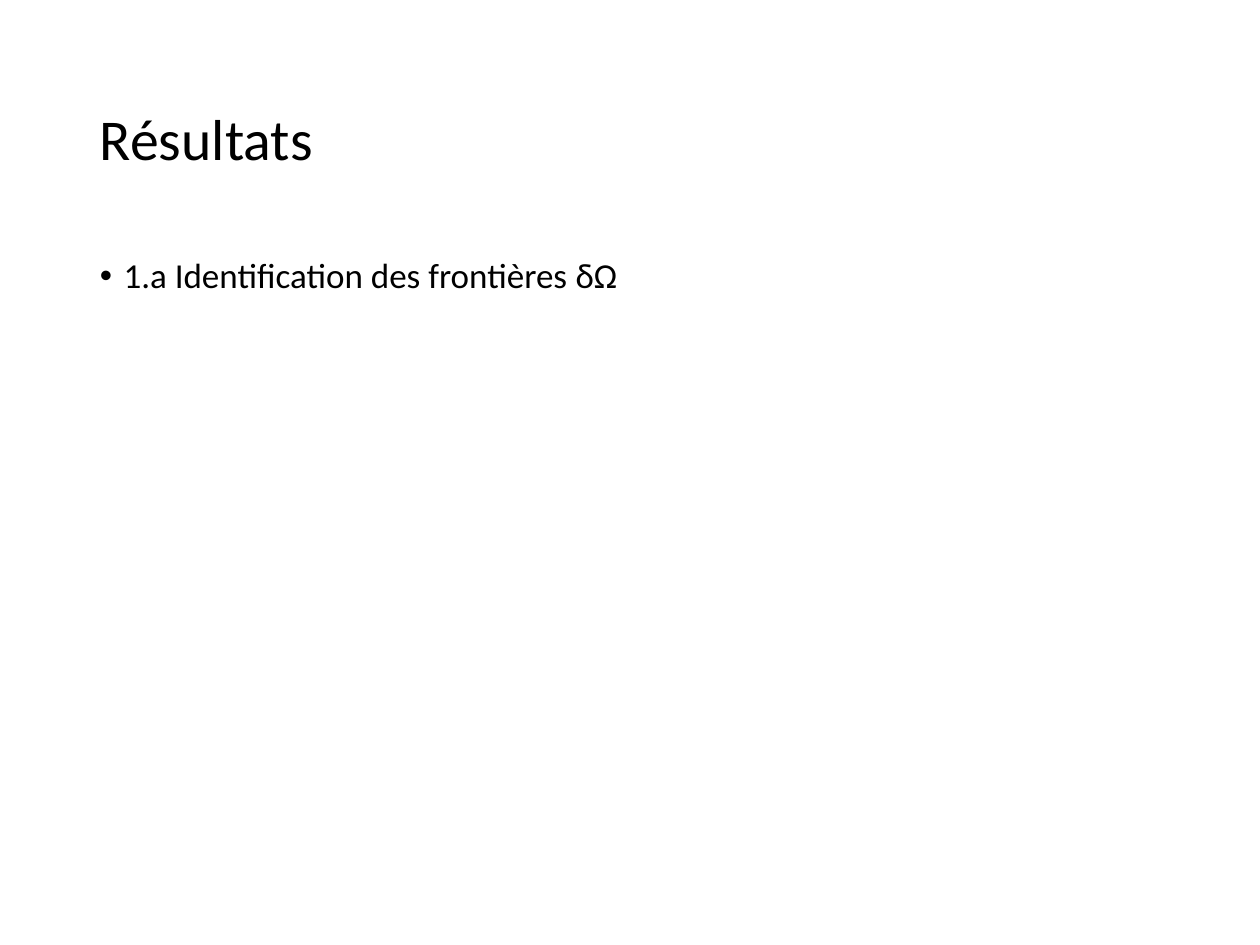
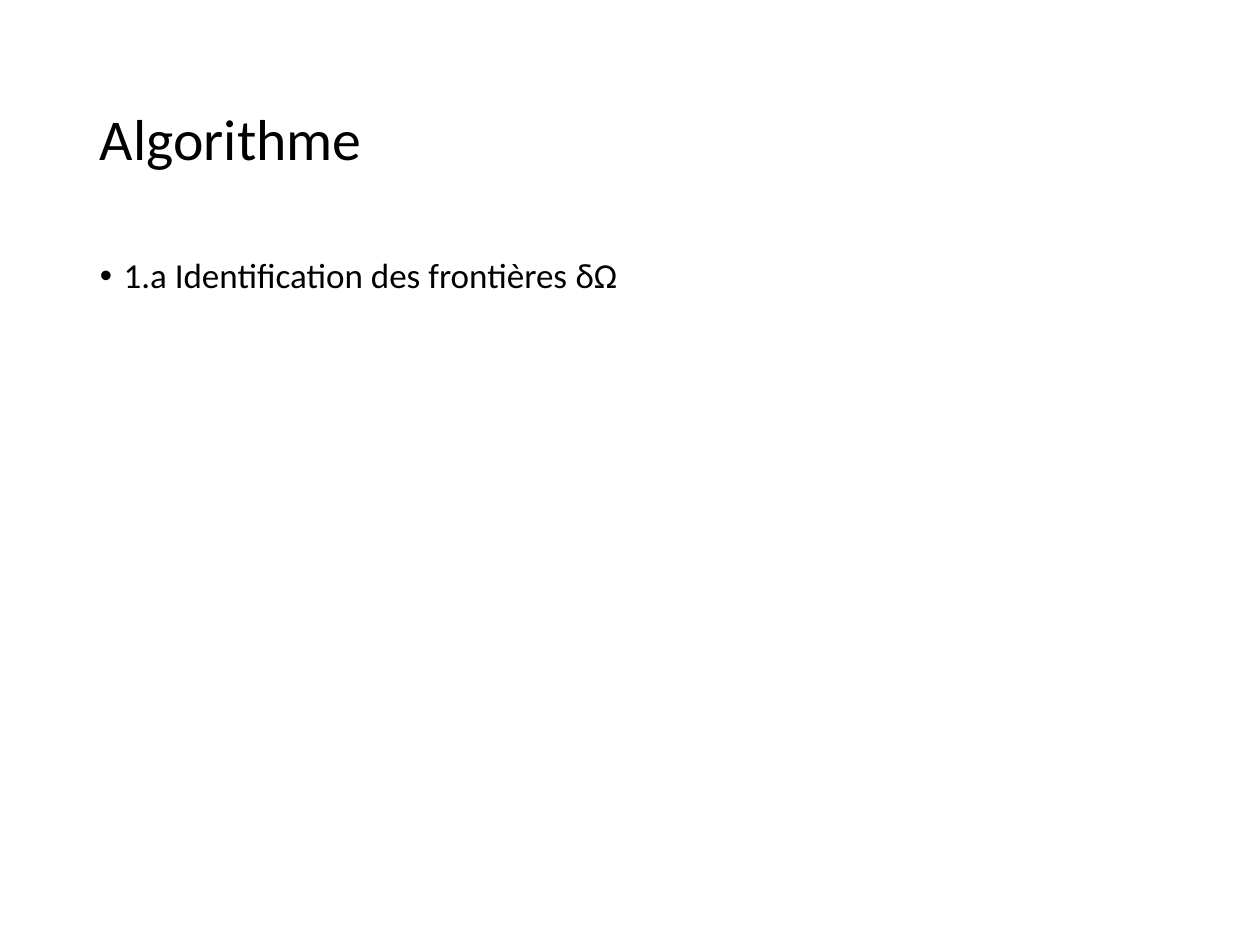
Before and after one commit to CharlyGirotNYU/Inpainting, a slide deck: slide 14 of ppt/Inpainting.pptx. Drawn at 1260x945 pixels with LibreOffice and Linux fonts; fonts in the diff are those of the drawing. Boxes give left, top, right and bottom in pixels: in the first picture for what was removed or moved away, otherwise in the second. Text is boxed around its words. In the diff, an @@ line names an element or a change of style, - is before the commit and + after.

```diff
--- a/ppt/Inpainting.pptx
+++ b/ppt/Inpainting.pptx
@@ title at (100, 120, 362, 170): text changed @@
-Résultats
+Algorithme
```
Also in this commit, not shown: 6 other slides changed, 7 slides added, 2 slides removed.
